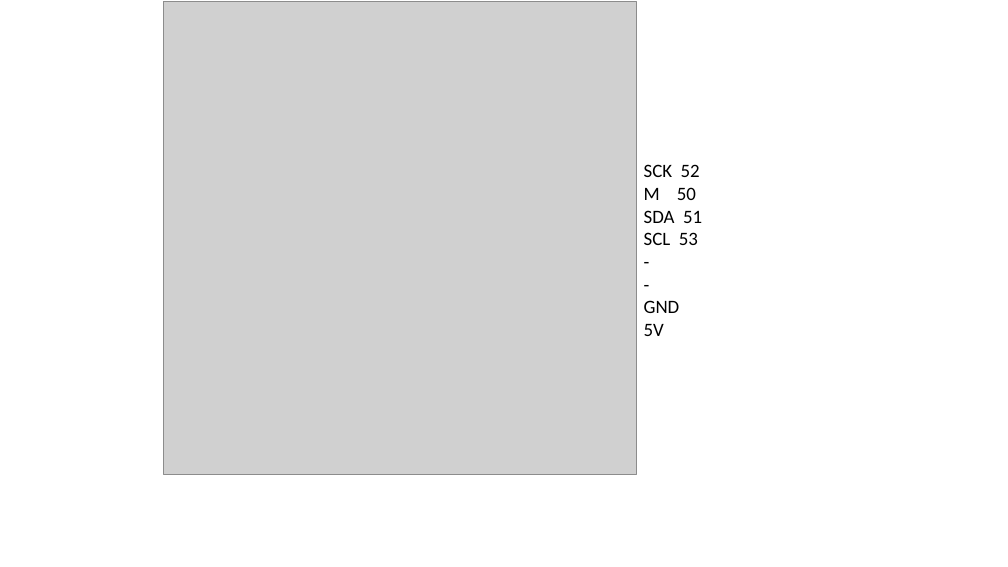
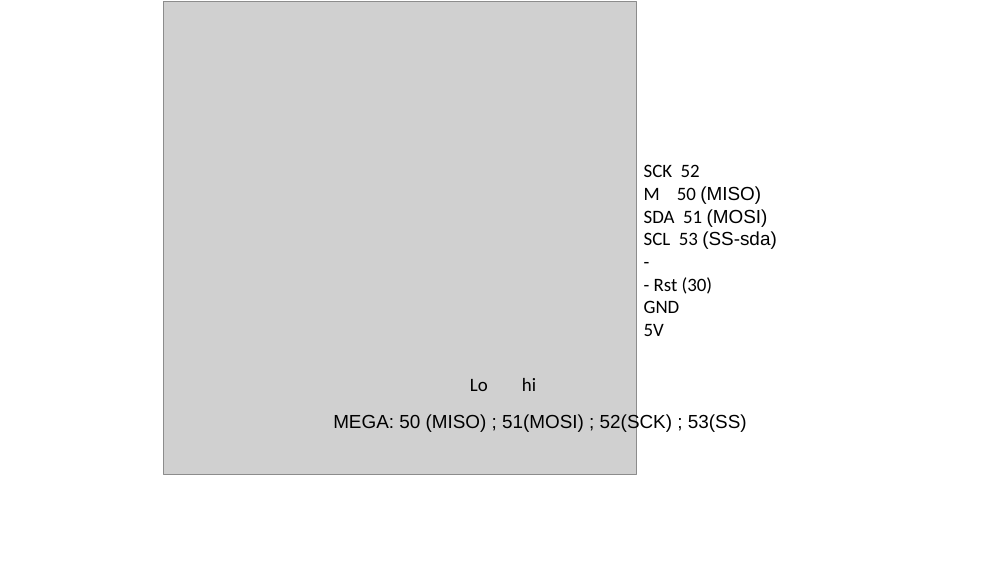
Before and after one commit to murchelon/MarSidFla, a slide deck: slide 1 of Docs/PLACA PN532.pptx. Drawn at 1008x567 pixels with LibreOffice and Linux fonts; fonts in the diff are those of the drawing; grey boxes stand for pictures. Boxes give left, top, right and bottom in pixels: in the first picture for what was removed or moved away, otherwise in the second. Text is boxed around its words. In the diff, an @@ line names an element or a change of style, - is before the commit and + after.

```diff
--- a/Docs/PLACA PN532.pptx
+++ b/Docs/PLACA PN532.pptx
@@ text at <box>644,186,777,249</box>: text changed; font Calibri to Arial @@
-M 50
-SDA 51
-SCL 53
+M 50 (MISO)
+SDA 51 (MOSI)
+SCL 53 (SS-sda)
@@ text at <box>654,277,713,294</box>: text changed @@
--
+- Rst (30)
@@ text added at <box>470,378,536,391</box>, 18 pt, text #000000 @@
+Lo hi
@@ text added at <box>333,414,747,433</box>, 18 pt, text #000000 @@
+MEGA: 50 (MISO) ; 51(MOSI) ; 52(SCK) ; 53(SS)
```
Also in this commit, not shown: 7 other files.
